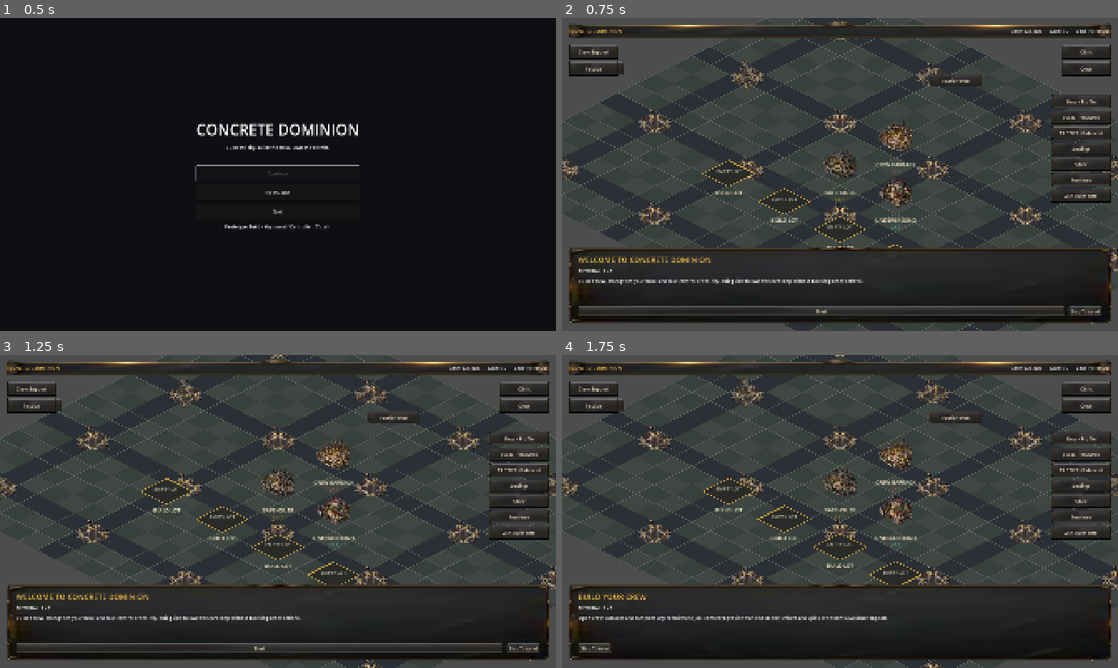
Above: before the commit, frames 1-4 (two rows, left to right).
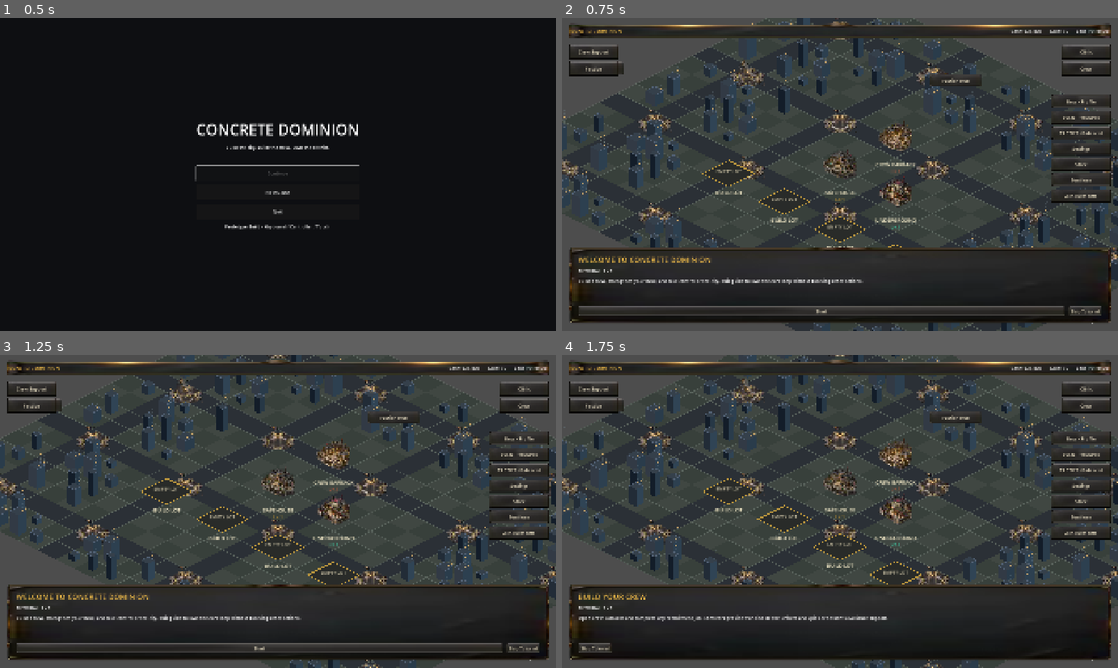
Above: after the commit, the same moments.

Repository: betasio/ConcreteDominion
Game: Godot game, scene res://scenes/core/Boot.tscn
Same seed, same stepped clock (60 frames per second), same inputs: the game is played once before the commit and once after it.
Inputs:
- Up to frame 1 (0.5 s): no input
- Up to frame 2 (0.75 s): click "New Game" at 0.5 s
- Up to frame 3 (1.25 s): no input
- Up to frame 4 (1.75 s): click "Start" at 1.25 s

Frame 1 is identical in both runs. In frame 2, 3.8% of the frame differs, in the area x 0-100%, y 0-100%; in frame 3, 3.8%; in frame 4, 3.8%.

Commit message:
Mount city atmosphere in existing playable turf and city scene

Diff:
--- a/scenes/world/CityMap.tscn
+++ b/scenes/world/CityMap.tscn
@@ -16,10 +16,15 @@
 [ext_resource type="Resource" path="res://data/raids/industrial_depot.tres" id="14_industrial"]
 [ext_resource type="Script" path="res://scripts/world/TurfOverlay.gd" id="15_overlay"]
 
+[ext_resource type="Script" path="res://scripts/world/CityAtmosphere.gd" id="16_atmosphere"]
+
 [node name="CityMap" type="Node2D"]
 script = ExtResource("1_map")
 
 [node name="Ground" type="Node2D" parent="."]
+
+[node name="CityAtmosphere" type="Node2D" parent="."]
+script = ExtResource("16_atmosphere")
 
 [node name="Buildings" type="Node2D" parent="."]
 
Not shown: 1 places in scenes/world/CityMap.tscn that only renumber resources
